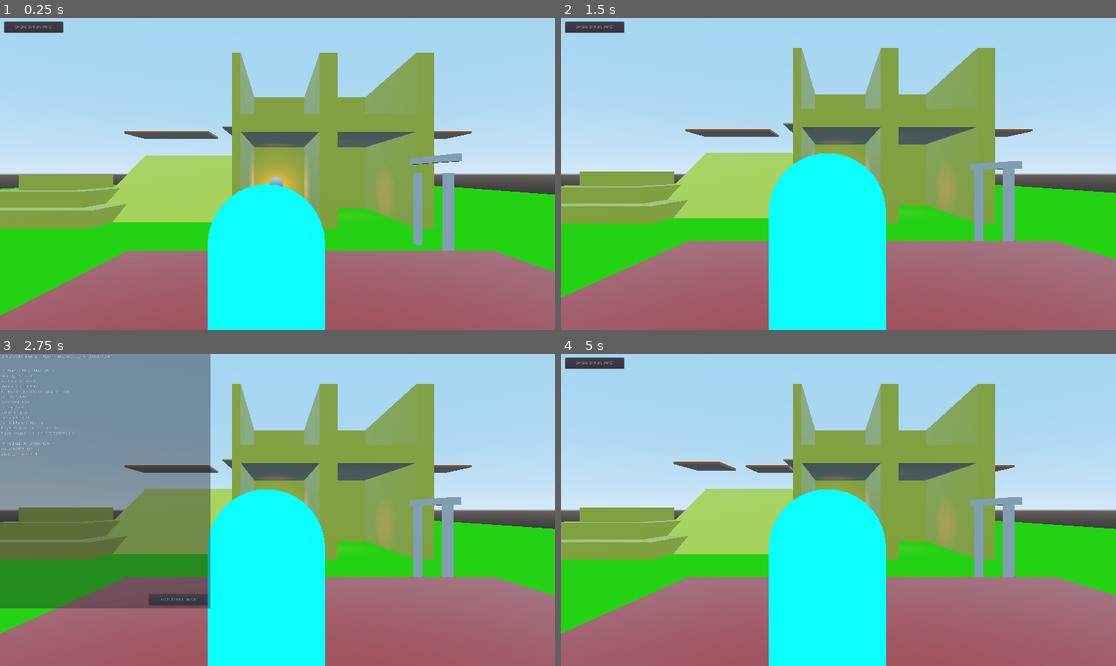
Above: before the commit, frames 1-4 (two rows, left to right).
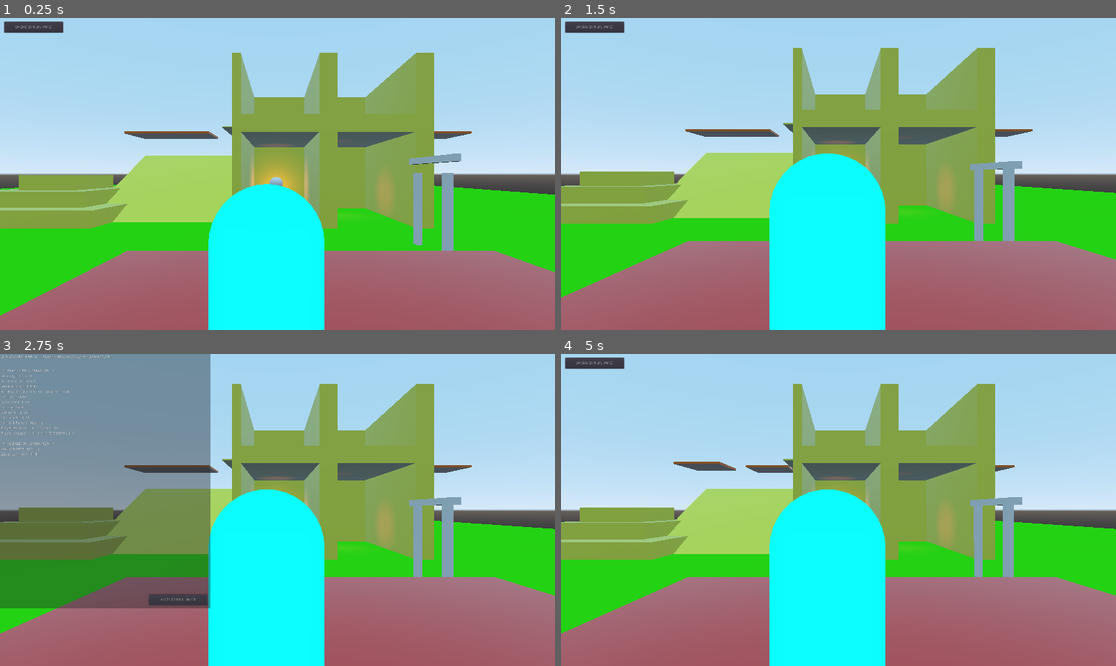
Above: after the commit, the same moments.

Repository: binaryorange/ECC
Game: Godot game, scene res://Testing.tscn
Two runs of this game, one before a commit and one after it. Both use one fixed random seed, a clock stepped at 60 frames per second and the inputs below.
Inputs:
- Up to frame 1 (0.25 s): no input
- Up to frame 2 (1.5 s): click "SHOW DEBUG INFO" at 0.5 s; click "HIDE DEBUG INFO" at 1.25 s
- Up to frame 3 (2.75 s): click "SHOW DEBUG INFO" at 2 s
- Up to frame 4 (5 s): click "HIDE DEBUG INFO" at 2.75 s; click "SHOW DEBUG INFO" at 3.5 s; click "HIDE DEBUG INFO" at 4.25 s

The runs differ from the first frame. In frame 1, 0.2% of the frame differs, in the area x 17-89%, y 11-100%; in frame 2, 0.2%; in frame 3, 0.2%; in frame 4, 0.3%, in the area x 17-82%, y 9-100%.
Error in both runs: Invalid get index 'name' (on base: 'Nil'). (res://Debug.gd:32)

Commit message:
Tidied Up some Camera Movement
Tidied up the camera's movement by making the camera lerp at anytime other than when its clipping - and also ensured that if the camera is clipping to geometry BEHIND the player after clipping to something closer to the player, it will lerp back slower to that collision point, instead of just instantly snapping backwards. Really improves the overall feel of the camera and results in much nicer, smoother feeling gameplay.

Diff:
--- a/ECC_TPController/ECC_TPController.gd
+++ b/ECC_TPController/ECC_TPController.gd
@@ -83,6 +83,8 @@
 # we use this array to determine if there are more than one bodies in the CollisionProbe.
 var collision_probe_array = []
 
+var new_lerp_weight
+
 # Called when the node enters the scene tree for the first time.
 func _ready():
 
@@ -142,6 +144,8 @@
 		Input.set_mouse_mode(Input.MOUSE_MODE_CAPTURED)
 
 	$ZoomTimer.wait_time = ZoomDelay
+
+	new_lerp_weight = LerpWeight
 
 # Called every frame. 'delta' is the elapsed time since the previous frame.
 func _physics_process(delta):
@@ -245,29 +249,34 @@
 		else:
 			can_clip = false
 
+	# get the clip cam's clip offset
+	var clip_offset = clip_cam.get_clip_offset()
 
 	# if we are clipping, set the view cam's local z to the clip cam's information
 	if can_clip:
 
-		# get the clip cam's clip offset
-		var clip_offset = clip_cam.get_clip_offset()
-
 		# set the view cam's position
 		if clip_offset > 0:
 
 			# alert the collision probe that we are clipping
 			is_clipping = true
 
-			# show the target
-			view_cam.transform.origin.z = zoom_level_array[zoom] - ViewCamDistanceModifier - clip_offset * ClipOffsetMultiplier
+			# position the camera
+			var new_distance = zoom_level_array[zoom] - ViewCamDistanceModifier - clip_offset * ClipOffsetMultiplier
+
+			if new_distance < view_cam.transform.origin.z:
+				view_cam.transform.origin.z = new_distance
+			else:
+				new_lerp_weight = LerpWeight * 0.25
 
 		else:
 			is_clipping = false
+			new_lerp_weight = LerpWeight
 
 	# position the camera to the current zoom level from the zoom level array
 	view_cam.transform.origin.z = lerp(view_cam.transform.origin.z,
 	zoom_level_array[zoom] - ViewCamDistanceModifier,
-	LerpWeight)
+	new_lerp_weight)
 
 
 # check for confined spaces
@@ -355,7 +364,7 @@
 		if collision_probe_array.find(body) == -1:
 			collision_probe_hit = true
 			collision_probe_array.insert(collision_probe_array.size(), body)
-			print("Collision Probe Hit: " + str(collision_probe_hit) + " | Added " + str(body) + " at index [" + str(collision_probe_array.size()-1) + "]")
+			# print("Collision Probe Hit: " + str(collision_probe_hit) + " | Added " + str(body) + " at index [" + str(collision_probe_array.size()-1) + "]")
 
 # this tells us when the camera has stopped clipping against walls
 func _on_CanClipDetector_body_exited(body):
@@ -367,11 +376,11 @@
 			var body_to_remove = collision_probe_array.find(body)
 			if body_to_remove != -1:
 				collision_probe_array.remove(body_to_remove)
-				print("Removed " + str(body) + " from index [" + str(collision_probe_array.size()) + "]")
-
-		if collision_probe_array.empty() and !is_clipping:
+				# print("Removed " + str(body) + " from index [" + str(collision_probe_array.size()) + "]")
+
+		if collision_probe_array.empty():
 			collision_probe_hit = false
-			print("CollisionProbeHit: " + str(collision_probe_hit))
+			# print("CollisionProbeHit: " + str(collision_probe_hit))
 
 # when the zoomtimer times out, reset it
 func _on_ZoomTimer_timeout():
--- a/ECC_TPController/ECC_ThirdPersonController.tscn
+++ b/ECC_TPController/ECC_ThirdPersonController.tscn
@@ -58,7 +58,7 @@
 [node name="CanClipDetector" type="Area" parent="X Gimbal/ViewCamera" groups=[
 "noclip",
 ]]
-transform = Transform( 1, 0, 0, 0, 0.999999, 0, 0, 0, 0.999999, 0, 0, 0.5 )
+transform = Transform( 1, 0, 0, 0, 0.999999, 0, 0, 0, 0.999999, 0, 0, 0 )
 input_ray_pickable = false
 
 [node name="CollisionShape" type="CollisionShape" parent="X Gimbal/ViewCamera/CanClipDetector" groups=[
--- a/Testing.tscn
+++ b/Testing.tscn
@@ -53,7 +53,8 @@
 [node name="ECC_ThirdPerson" parent="." instance=ExtResource( 5 )]
 transform = Transform( -1, 0, 3.25841e-07, 0, 1, 0, -3.25841e-07, 0, -1, -17.1859, 6.63907, -45.75 )
 ClipCameraException = NodePath("../TestPlayer")
-CollisionProbeSize = 2.0
+ClipOffsetMultiplier = 1.0
+ViewCamDistanceModifier = 1.0
 EnableFollowDelay = true
 FollowDelayWeight = 0.08
 ZoomDelay = 0.25
@@ -262,7 +263,7 @@
 shape = SubResource( 6 )
 
 [node name="Cylinder" type="MeshInstance" parent="."]
-transform = Transform( 1, 0, 0, 0, 4, 0, 0, 0, 1, 0, 4, 10 )
+transform = Transform( 2, 0, 0, 0, 4, 0, 0, 0, 2, 0, 4, 16 )
 mesh = SubResource( 7 )
 material/0 = null
 
@@ -272,7 +273,7 @@
 shape = SubResource( 8 )
 
 [node name="Cylinder2" type="MeshInstance" parent="."]
-transform = Transform( 1, 0, 0, 0, 4, 0, 0, 0, 1, -5, 4, 9 )
+transform = Transform( 0.5, 0, 0, 0, 4, 0, 0, 0, 0.5, -5, 4, 9 )
 mesh = SubResource( 7 )
 material/0 = null
 
@@ -292,7 +293,7 @@
 shape = SubResource( 9 )
 
 [node name="Cylinder3" type="MeshInstance" parent="."]
-transform = Transform( 1, 0, 0, 0, 4, 0, 0, 0, 1, 5, 4, 9 )
+transform = Transform( 1, 0, 0, 0, 4, 0, 0, 0, 1, 9, 4, 9 )
 mesh = SubResource( 7 )
 material/0 = null
 
